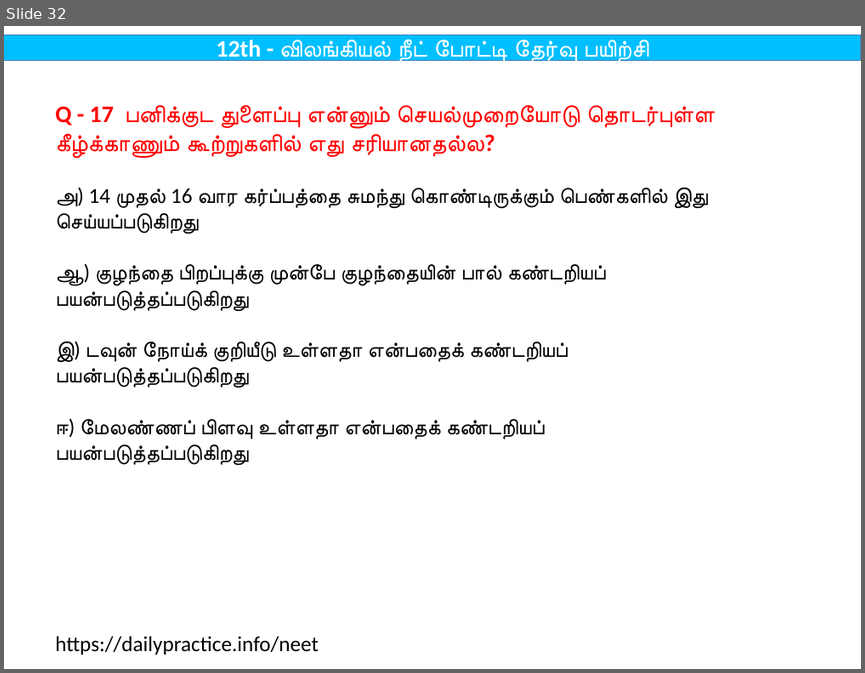
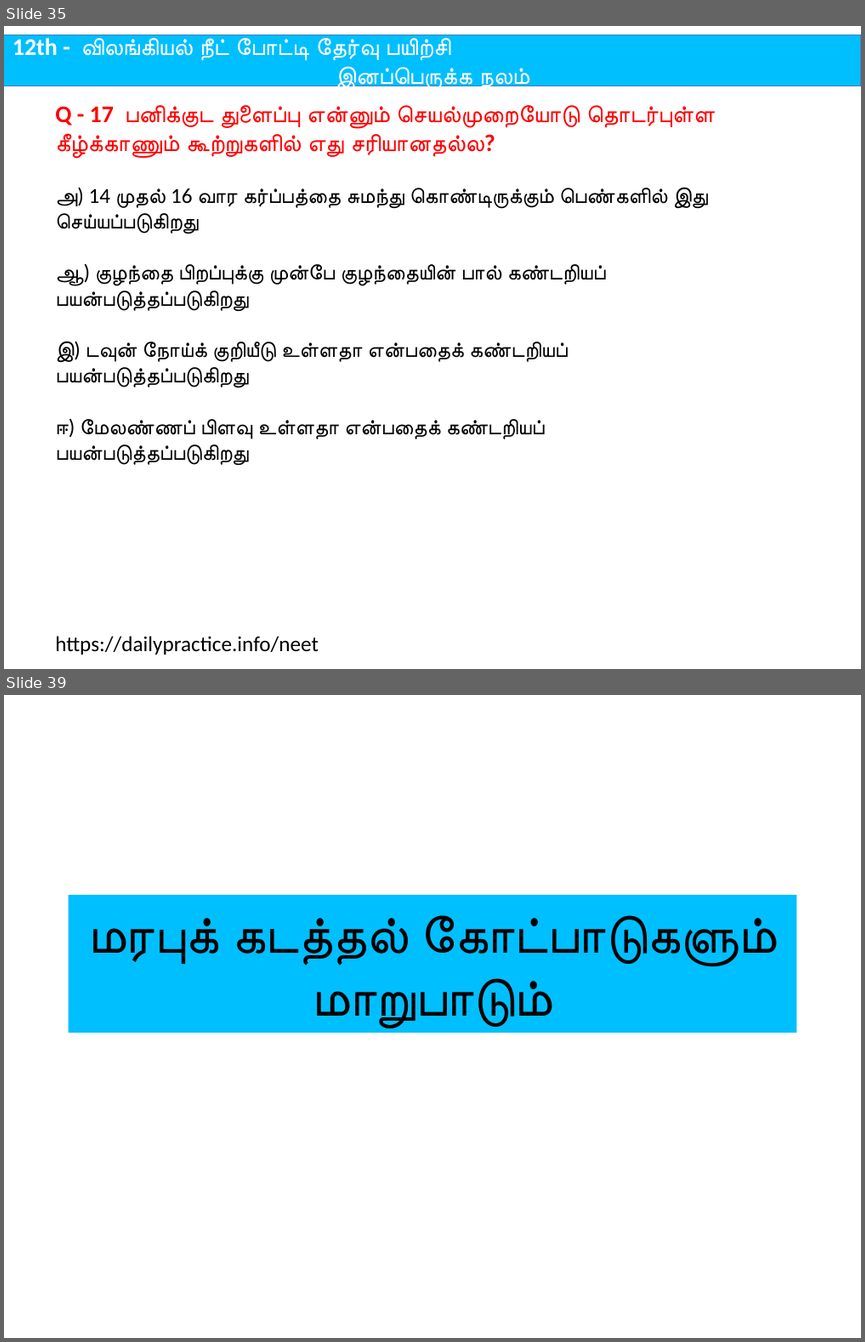
Before and after one commit to tvmani/tvmani.github.io, a slide deck: tamil_biology/12th_Bio_Zoology_Tamil.pptx. Shown one above the other, each under a label of ours: slide 32 before the commit, slides 35 and 39 after it; the slides between them are not shown. The pictures are 865x673 and 865x1342 pixels, drawn with LibreOffice and Linux fonts; fonts in the diff are those of the drawing. Boxes give left, top, right and bottom in pixels: in the first picture for what was removed or moved away, otherwise in the second. Text is boxed around its words. In the diff, an @@ line names an element or a change of style, - is before the commit and + after.

```diff
--- a/tamil_biology/12th_Bio_Zoology_Tamil.pptx
+++ b/tamil_biology/12th_Bio_Zoology_Tamil.pptx
@@ slide 39 added at (x1=4, y1=695, x2=861, y2=1338), background #FFFFFF @@
@@ title added at (x1=69, y1=895, x2=796, y2=1032), fill #00BFFF, 44 pt, text #000000 @@
+மரபுக் கடத்தல் கோட்பாடுகளும் மாறுபாடும்
@@ what was slide 32 is now slide 35 @@
@@ slide 35 changed as well @@
@@ rectangle "12th - விலங்கியல் நீட் போட்டி ..." resized from (x1=4, y1=34, x2=861, y2=60) to (x1=4, y1=34, x2=861, y2=86) @@
@@ text in rectangle at (x1=12, y1=38, x2=527, y2=91): text changed @@
-12th - விலங்கியல் நீட் போட்டி தேர்வு பயிற்சி
+12th - விலங்கியல் நீட் போட்டி தேர்வு பயிற்சி
+இனப்பெருக்க நலம்
```
Also in this commit, not shown: 218 other slides changed, 11 other slides added, 4 other files.
